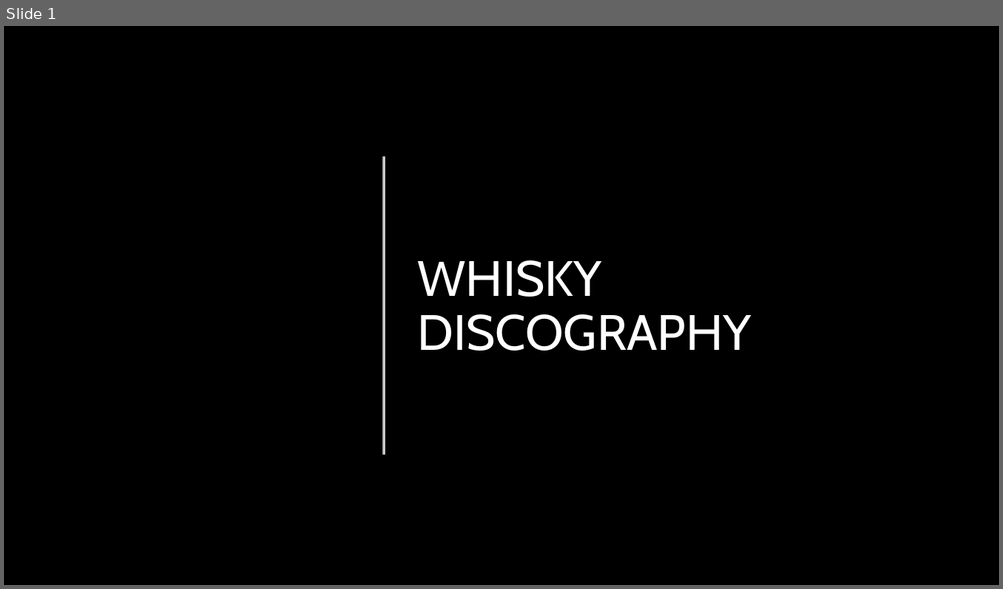
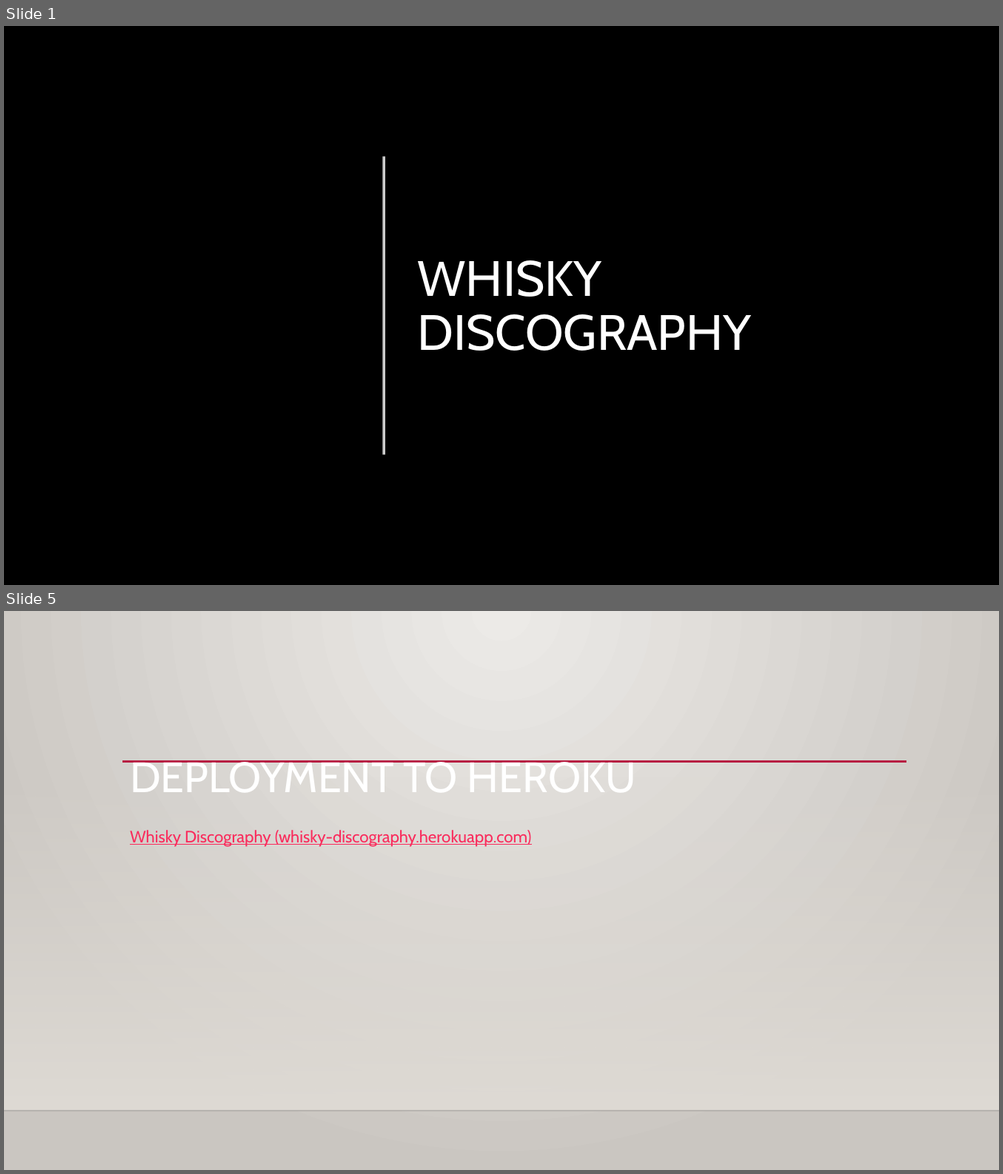
Before and after one commit to EpicTomatoSauce/DataAnalytics_Project2, a slide deck: Presentation.pptx. Shown one above the other, each under a label of ours: slide 1 before the commit, slides 1 and 5 after it; the slides between them are not shown. The pictures are 1003x589 and 1003x1174 pixels, drawn with LibreOffice and Linux fonts; fonts in the diff are those of the drawing; background and template pictures are left out. Boxes give left, top, right and bottom in pixels: in the first picture for what was removed or moved away, otherwise in the second. Text is boxed around its words. In the diff, an @@ line names an element or a change of style, - is before the commit and + after.

```diff
--- a/Presentation.pptx
+++ b/Presentation.pptx
@@ slide 5 added at bbox=[4, 611, 999, 1170], background picture (left out); not listed: 1 template element that a slide beside it also shows @@
@@ line added from (122, 762) to (907, 762), #B71E42 2.5 pt @@
@@ title added at bbox=[130, 760, 636, 792], 41 pt, text #FFFFFF @@
+DEPLOYMENT TO HEROKU
@@ rectangle added at bbox=[4, 776, 999, 1111], fill gradient #DFDBD5 @@
@@ text added at bbox=[130, 830, 532, 847], 16 pt, text #FA2B5C, underline @@
+Whisky Discography (whisky-discography.herokuapp.com)
```
Also in this commit, not shown: 3 slides changed, 2 other slides added, 1 slide removed, 4 other files.
